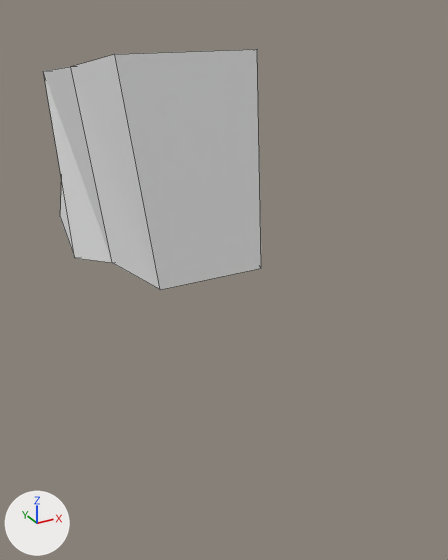
The Blender file Assets/Models/elephant.blend: old version first, new version second.
Both versions are drawn from a camera (50 mm lens) standing at (-2.32, -10.54, 3.6) and looking at (0.22, -5.92, 1.29). Lighting does not change. The marker at lower left points along +X, +Y and +Z. Mesh edges are drawn as thin lines.
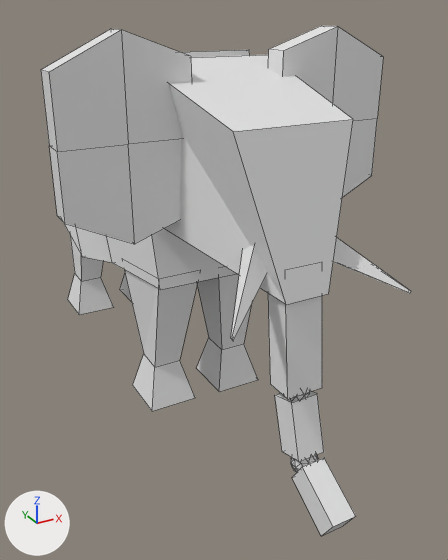
The change, as a diff of the scene's bpy script:
```diff
--- a/Assets/Models/elephant.blend.py
+++ b/Assets/Models/elephant.blend.py
@@ me_cube_001 @@
 me_cube_001.from_pydata(...)  # 16 vertices, 14 faces; spans x -1.2..1.02, y -1.02..1.05, z -0.96..0.92
 # used by ob_cube; location = (0.062, -4.576, 2.193); rotation_euler = (-0.133, 0.0, 0.0), in degrees (-7.6, 0, 0); scale = (0.709, 1.43, 1.0)
-me_cube_001.vertices[1].co = (-0.99, -0.93, 0.91)  # pixel (114, 54)
-me_cube_001.vertices[5].co = (0.78, -0.94, 0.91)  # pixel (257, 49)
-me_cube_001.vertices[8].co = (-1.2, 0.1, -0.96)  # pixel (74, 257)
-me_cube_001.vertices[10].co = (1.02, 0.1, -0.94)
+# me_cube_001 part 1
+me_cube_001.vertices[1].co = (-0.88, -0.93, 0.91)
+me_cube_001.vertices[5].co = (0.67, -0.94, 0.91)  # pixel (249, 49)
+# me_cube_001 part 2
+me_cube_001.vertices[8].co = (-1.09, 0.1, -0.96)  # pixel (82, 256)
+me_cube_001.vertices[10].co = (0.91, 0.1, -0.95)
@@ me_cube_013 @@
+me_cube_013.from_pydata([(0.6, -5.71, -0.76), (-1.0, -1.0, 1.0), (0.6, -5.56, -0.76), (-1.0, 1.0, 1.0), (0.75, -5.71, -0.76), (1.0, -1.0, 1.0), (0.75, -5.56, -0.76), (1.0, 1.0, 1.0)], [], [(0, 1, 3, 2), (2, 3, 7, 6), (6, 7, 5, 4), (4, 5, 1, 0), (2, 6, 4, 0), (7, 3, 1, 5)])
@@ me_cube_007 @@
+me_cube_007.from_pydata([(-1.0, -1.0, -1.0), (-1.0, -0.11, 1.0), (-1.0, 1.0, -1.0), (-1.0, 1.89, 1.0), (1.0, -1.0, -1.0), (1.0, -0.11, 1.0), (1.0, 1.0, -1.0), (1.0, 1.89, 1.0)], [], [(0, 1, 3, 2), (2, 3, 7, 6), (6, 7, 5, 4), (4, 5, 1, 0), (2, 6, 4, 0), (7, 3, 1, 5)])
@@ me_cube_006 @@
+me_cube_006.from_pydata([(-0.31, -0.86, -0.94), (-0.81, -0.57, 1.0), (-1.0, 0.77, -0.49), (-1.0, 0.99, 1.57), (0.31, -0.86, -0.94), (0.81, -0.57, 1.0), (1.0, 0.77, -0.49), (1.0, 0.99, 1.57)], [], [(0, 1, 3, 2), (2, 3, 7, 6), (6, 7, 5, 4), (4, 5, 1, 0), (2, 6, 4, 0), (7, 3, 1, 5)])
@@ ob_cube_013 @@
+ob_cube_013 = bpy.data.objects.new('Cube.013', me_cube_013)
+ob_cube_013.location = (-0.436, -7.108, 1.913)
+ob_cube_013.rotation_euler = (-0.261, 0.911, -0.362)  # degrees (-15, 52, -21)
+ob_cube_013.scale = (0.111, 0.111, 0.37)
@@ ob_cube_012 @@
+ob_cube_012 = bpy.data.objects.new('Cube.012', me_cube_013.copy())
+ob_cube_012.location = (0.434, -7.108, 1.913)
+ob_cube_012.rotation_euler = (0.0, -0.87, 0.0)  # degrees (0, -50, 0)
+ob_cube_012.scale = (0.111, 0.111, 0.37)
@@ ob_cube_011 @@
+ob_cube_011 = bpy.data.objects.new('Cube.011', me_cube_011)  # 18 vertices, 16 faces; spans x -1.0..1.0, y -1.0..1.0, z -1.0..1.0
+ob_cube_011.location = (-0.867, -6.481, 2.759)
+ob_cube_011.rotation_euler = (0.0, 3.142, 0.0)  # degrees (0, 180, 0)
+ob_cube_011.scale = (0.477, 0.0996, 0.71)
@@ ob_cube_010 @@
+ob_cube_010 = bpy.data.objects.new('Cube.010', me_cube_011.copy())
+ob_cube_010.location = (0.824, -6.481, 2.759)
+ob_cube_010.scale = (0.477, 0.0996, 0.71)
@@ ob_icosphere_001 @@
+ob_icosphere_001 = bpy.data.objects.new('Icosphere.001', me_icosphere_001)  # an icosphere of 80 faces spanning x -0.95..0.95, y -1.0..1.0, z -1.0..1.0
+ob_icosphere_001.location = (-0.049, -7.642, 0.56)
+ob_icosphere_001.scale = (0.105, 0.105, 0.105)
@@ ob_icosphere @@
+ob_icosphere = bpy.data.objects.new('Icosphere', me_icosphere_001.copy())
+ob_icosphere.location = (-0.053, -7.497, 1.105)
+ob_icosphere.scale = (0.105, 0.105, 0.105)
@@ ob_cube_009 @@
+ob_cube_009 = bpy.data.objects.new('Cube.009', me_cube_009)  # a box spanning x -1.0..1.0, y -1.0..1.0, z -1.0..1.0
+ob_cube_009.location = (-0.053, -7.879, 0.418)
+ob_cube_009.rotation_euler = (-1.027, 0.0, 0.0)  # degrees (-59, 0, 0)
+ob_cube_009.scale = (0.0972, 0.108, 0.22)
@@ ob_cube_008 @@
+ob_cube_008 = bpy.data.objects.new('Cube.008', me_cube_009.copy())
+ob_cube_008.location = (-0.053, -7.557, 0.838)
+ob_cube_008.rotation_euler = (-0.278, 0.0, 0.0)  # degrees (-16, 0, 0)
+ob_cube_008.scale = (0.111, 0.108, 0.22)
@@ ob_cube_007 @@
+ob_cube_007 = bpy.data.objects.new('Cube.007', me_cube_007)
+ob_cube_007.location = (-0.053, -7.494, 1.587)
+ob_cube_007.scale = (0.148, 0.108, 0.467)
@@ ob_cube_006 @@
+ob_cube_006 = bpy.data.objects.new('Cube.006', me_cube_006)
+ob_cube_006.location = (-0.044, -6.893, 2.364)
+ob_cube_006.scale = (0.553, 0.775, 0.566)
@@ ob_cube_003 @@
+ob_cube_003 = bpy.data.objects.new('Cube.003', me_cube_003)  # 12 vertices, 10 faces; spans x -1.42..1.69, y -1.57..1.81, z -1.0..0.84
+ob_cube_003.location = (-0.378, -3.511, 0.891)
+ob_cube_003.scale = (0.157, -0.174, 0.727)
@@ ob_cube_004 @@
+ob_cube_004 = bpy.data.objects.new('Cube.004', me_cube_004)  # 12 vertices, 10 faces; spans x -1.5..1.69, y -1.57..1.81, z -1.0..0.84
+ob_cube_004.location = (-0.378, -5.8, 0.912)
+ob_cube_004.scale = (0.157, -0.174, 0.727)
@@ ob_cube_002 @@
+ob_cube_002 = bpy.data.objects.new('Cube.002', me_cube_002)  # 12 vertices, 10 faces; spans x -2.04..1.42, y -1.57..1.81, z -1.0..0.84
+ob_cube_002.location = (0.323, -3.511, 0.876)
+ob_cube_002.scale = (0.157, -0.174, 0.727)
@@ ob_cube_001 @@
+ob_cube_001 = bpy.data.objects.new('Cube.001', me_cube)  # 12 vertices, 10 faces; spans x -1.69..1.69, y -1.57..1.81, z -1.0..0.84
+ob_cube_001.location = (0.323, -5.8, 0.898)
+ob_cube_001.scale = (0.157, -0.174, 0.727)
```

What differs and where, as boxes (x1, y1, x2, y2) in the pictures (448 x 560 px; the box of a moved part takes in the faces that stretch with it):
'Cube', reshaped
    before: (43, 49, 261, 290)
    after: (63, 50, 250, 290)
'Cube.006', added
    after: (164, 55, 353, 305)
'Cube.011', added
    after: (41, 29, 191, 244)
'Cube.010', added
    after: (268, 26, 383, 197)
'Cube.004', added
    after: (124, 270, 198, 411)
'Cube.007', added
    after: (268, 293, 322, 399)
'Cube.001', added
    after: (197, 274, 258, 392)
'Cube.009', added
    after: (292, 458, 356, 536)
'Cube.008', added
    after: (275, 392, 324, 462)
'Cube.003', added
    after: (68, 235, 114, 315)
'Cube.013', added
    after: (231, 246, 266, 341)
'Cube.012', added
    after: (333, 238, 411, 293)
'Icosphere.001', added
    after: (291, 455, 318, 472)
'Cube.002', added
    after: (120, 274, 132, 302)
'Icosphere', added
    after: (290, 392, 310, 400)
part 1 of me_cube_001, moved or reshaped
    before: (71, 49, 261, 290)
    after: (107, 50, 250, 290)
part 2 of me_cube_001, moved or reshaped
    before: (43, 67, 112, 263)
    after: (63, 222, 112, 263)
